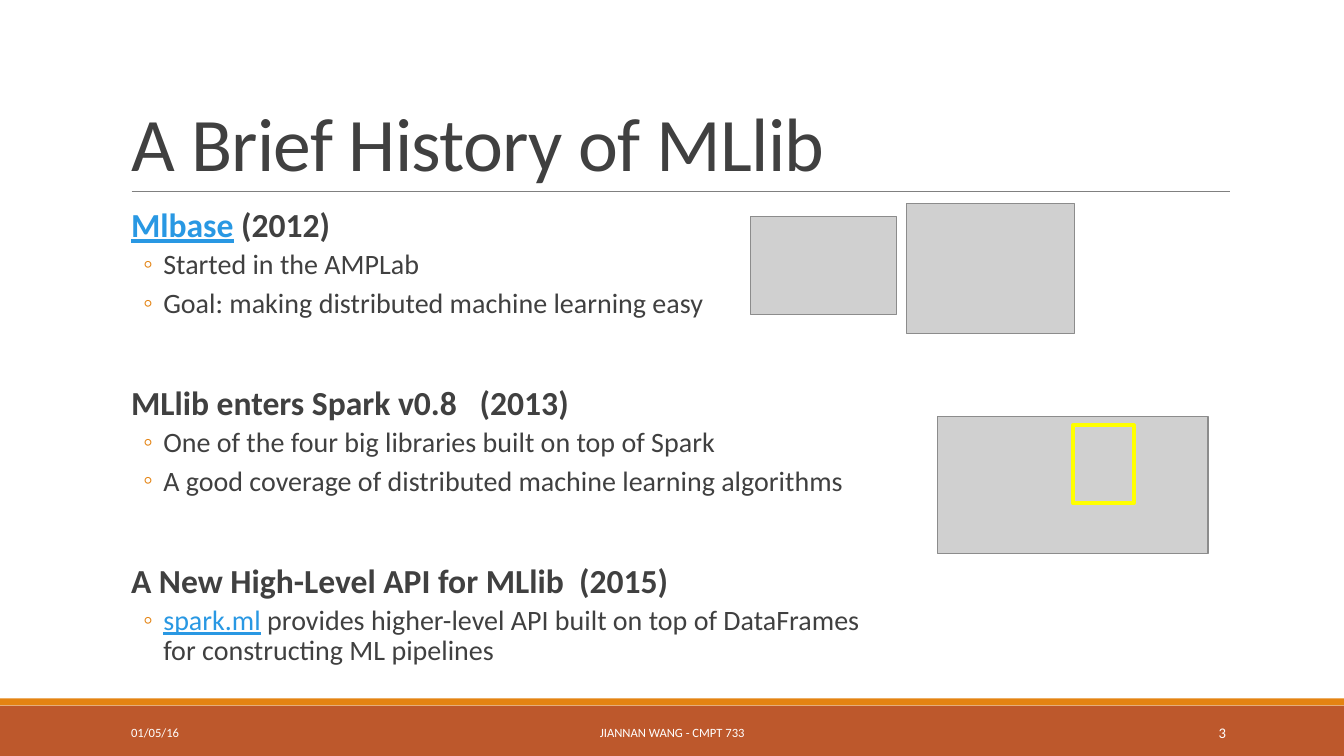
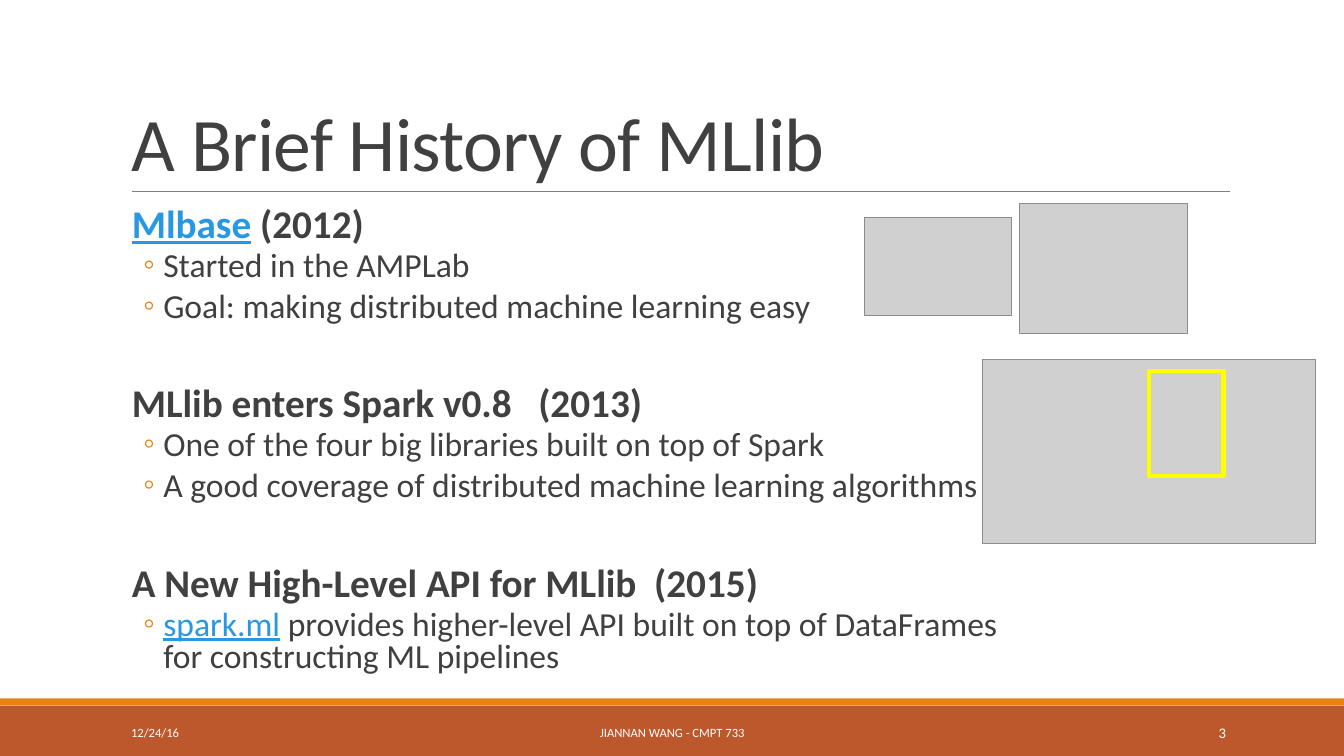
Before and after one commit to ZhensongQian/cmpt733, a slide deck: slide 3 of Lectures/Lec1/lec1-2.pptx. Drawn at 1344x756 pixels with LibreOffice and Linux fonts; fonts in the diff are those of the drawing; grey boxes stand for pictures. Boxes give left, top, right and bottom in pixels: in the first picture for what was removed or moved away, otherwise in the second. Text is boxed around its words. In the diff, an @@ line names an element or a change of style, - is before the commit and + after.

```diff
--- a/Lectures/Lec1/lec1-2.pptx
+++ b/Lectures/Lec1/lec1-2.pptx
@@ text "Mlbase (2012)" at (x1=132, y1=209, x2=998, y2=674): size 24 to 28 pt in "Mlbase (2012)", "MLlib enters Spark v0.8 (2013)", "A New High-Level API for MLlib (2015)"; size 20 to 24 pt in "Started in the AMPLab", "Goal: making distributed machine learning easy", "One of the four big libraries built ...", "A good coverage of distributed machine learning ..." and 1 more places; line spacing 0.9 to 0.8 @@
@@ picture moved from (x1=906, y1=204, x2=1074, y2=334) to (x1=1019, y1=204, x2=1187, y2=334) @@
@@ picture moved from (x1=750, y1=217, x2=896, y2=315) to (x1=865, y1=218, x2=1011, y2=316) @@
@@ picture resized from (x1=939, y1=416, x2=1209, y2=554) to (x1=983, y1=359, x2=1316, y2=543) @@
@@ rectangle resized from (x1=1074, y1=425, x2=1134, y2=503) to (x1=1149, y1=371, x2=1224, y2=476) @@
@@ text at (x1=131, y1=728, x2=179, y2=738): text changed @@
-01/05/16
+12/24/16
```
Also in this commit, not shown: 19 other slides changed, 2 other files.
